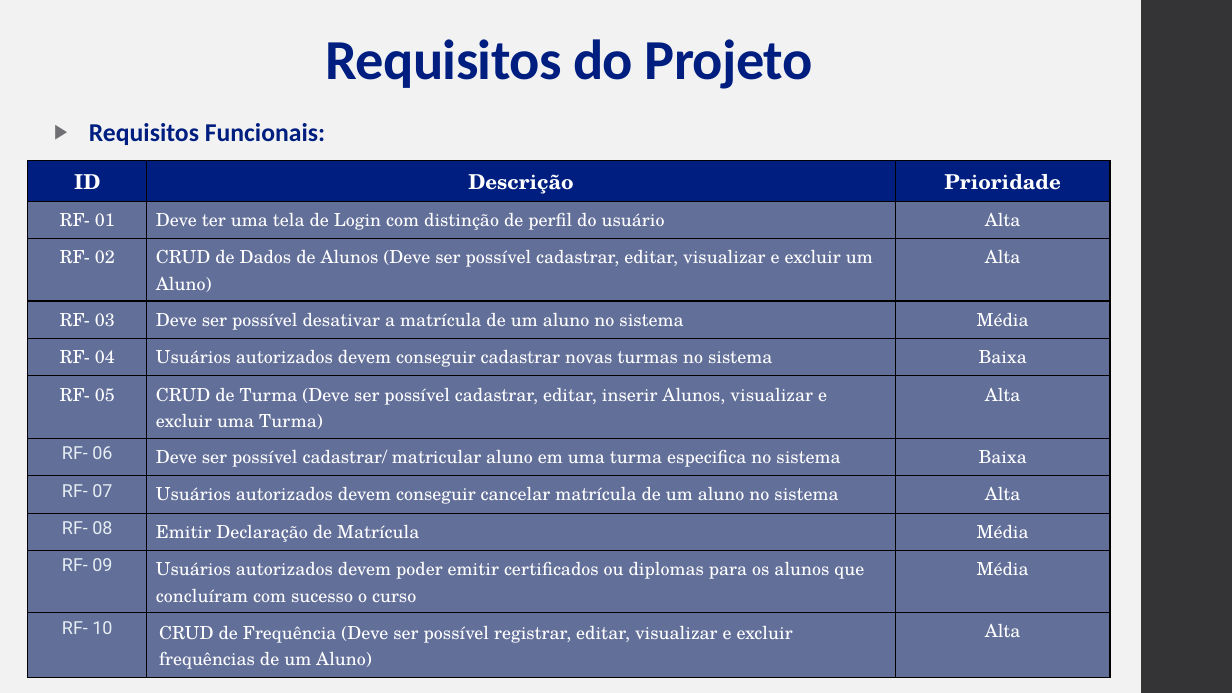
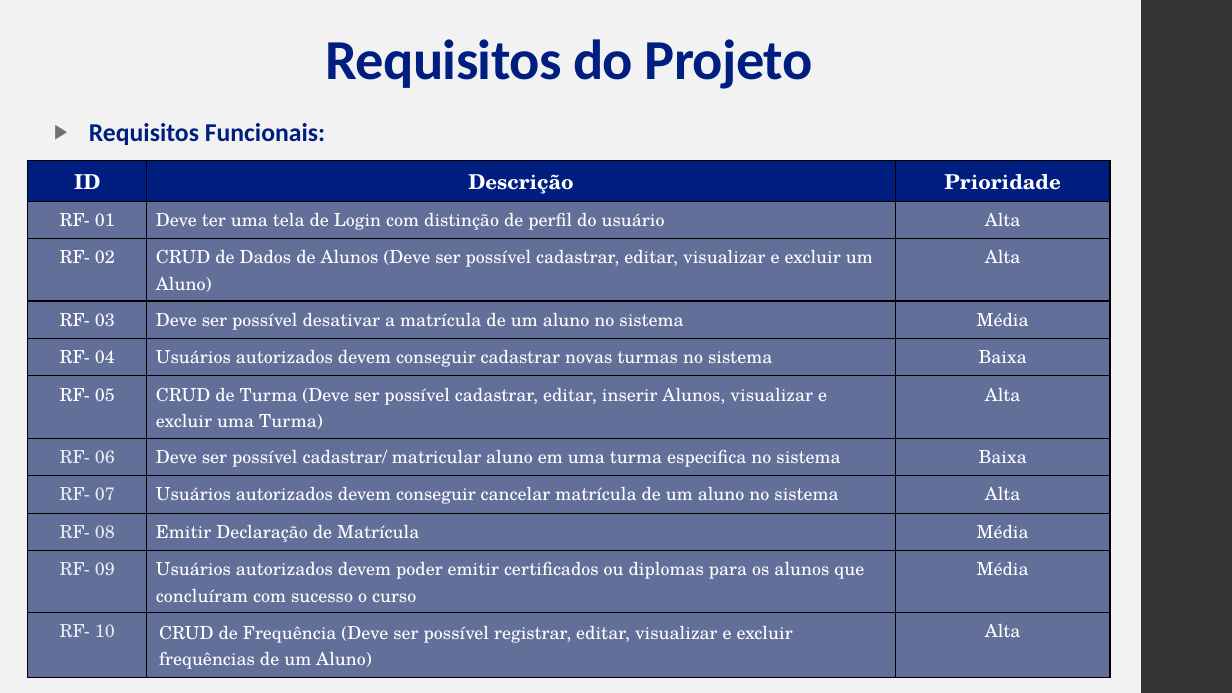
Before and after one commit to ICEI-PUC-Minas-PMV-ADS/pmv-ads-2024-1-e1-proj-web-t6-pmv-ads-2024-1-e1-projeto_academico, a slide deck: slide 10 of apresentacao/Apresentação - Sistema de Gestão Escolar.pptx (slide 9 before the commit). Drawn at 1232x693 pixels with LibreOffice and Linux fonts; fonts in the diff are those of the drawing. Boxes give left, top, right and bottom in pixels: in the first picture for what was removed or moved away, otherwise in the second. Text is boxed around its words. In the diff, an @@ line names an element or a change of style, - is before the commit and + after.

```diff
--- a/apresentacao/Apresentação - Sistema de Gestão Escolar.pptx
+++ b/apresentacao/Apresentação - Sistema de Gestão Escolar.pptx
@@ table at <box>28,161,1110,673</box> @@
@@ font Roboto to TeX Gyre Schola in "RF- 06", "RF- 07", "RF- 08", "RF- 09" and 1 more places @@
```
Also in this commit, not shown: 2 other slides changed, 1 slide added, 1 other file.
